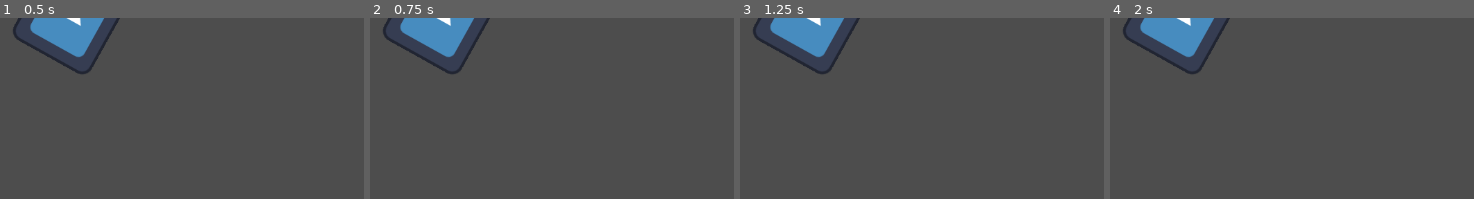
Above: before the commit, frames 1-4 (left to right).
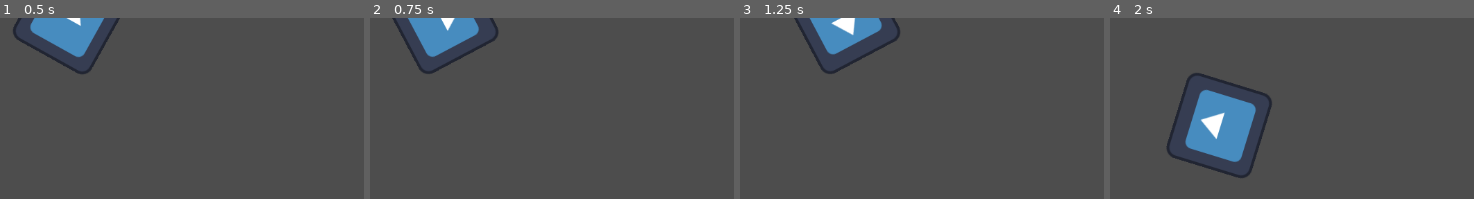
Above: after the commit, the same moments.

Repository: Dustfoxx/Godot_git_testing
Game: Godot game, scene res://TestENV.tscn
Same seed, same stepped clock (60 frames per second), same inputs: the game is played once before the commit and once after it. The engine's default icon, where the game draws it, is replaced by a stand-in: a white triangle on a blue panel in a dark square.
Inputs:
- Up to frame 1 (0.5 s): no input
- Up to frame 2 (0.75 s): tap Enter at 0.5 s; hold D (move_right) from 0.53 s (still down); hold Space (space) from 0.53 s (still down)
- Up to frame 3 (1.25 s): keep holding D (move_right); keep holding Space (space)
- Up to frame 4 (2 s): release D (move_right) at 1.28 s; release Space (space) at 1.28 s; hold S (move_down) from 1.28 s (still down); tap Space (space) at 1.35 s

Frame 1 is identical in both runs. In frame 2, 2.4% of the frame differs, in the area x 3-36%, y 0-31%; in frame 3, 5.1%; in frame 4, 11%, in the area x 3-45%, y 0-89%.
Error before the commit: Parse Error: Expected statement, found "else" instead. (res://character_body_2d.gd:48)

Commit message:
corrected error

Diff:
--- a/character_body_2d.gd
+++ b/character_body_2d.gd
@@ -45,12 +45,6 @@
 		if acceleration > 1:
 			acceleration = 1
 		velocity = input_direction * speed * acceleration
-	else:
-		if acceleration > 0:
-			acceleration -= 0.7*delta
-		if acceleration < 0:
-			acceleration = 0
-		velocity *= acceleration
 
 	if !rotating:
 		rotating = Input.is_action_pressed("space")
